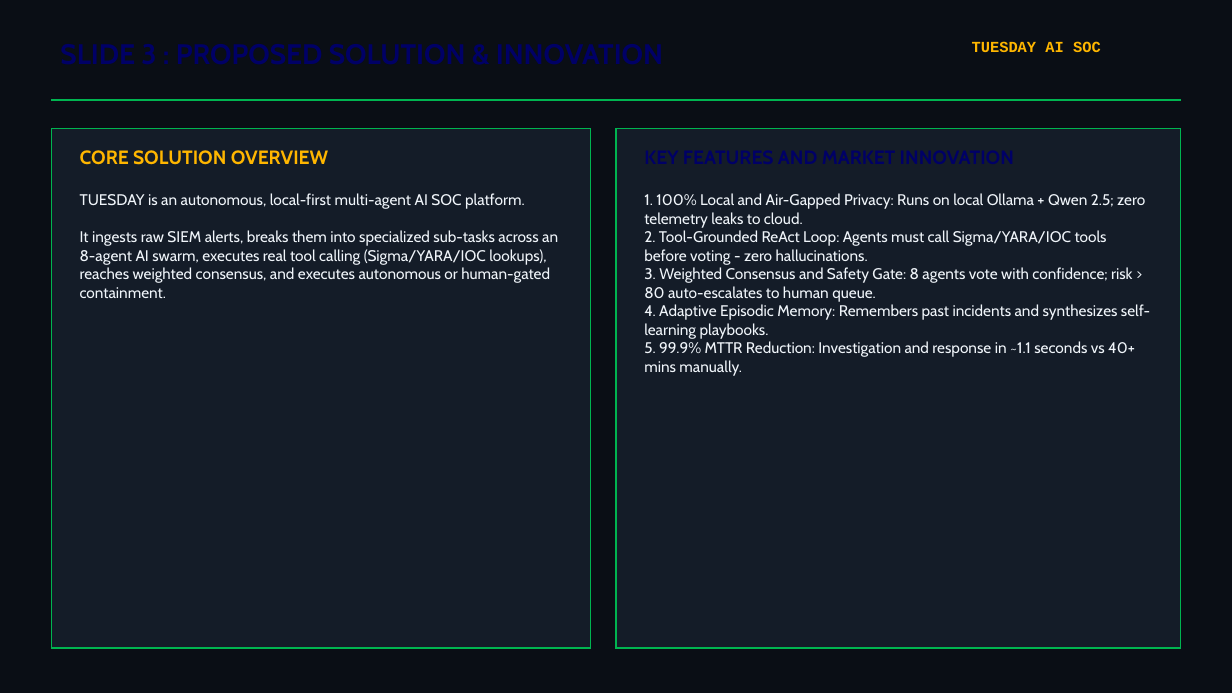
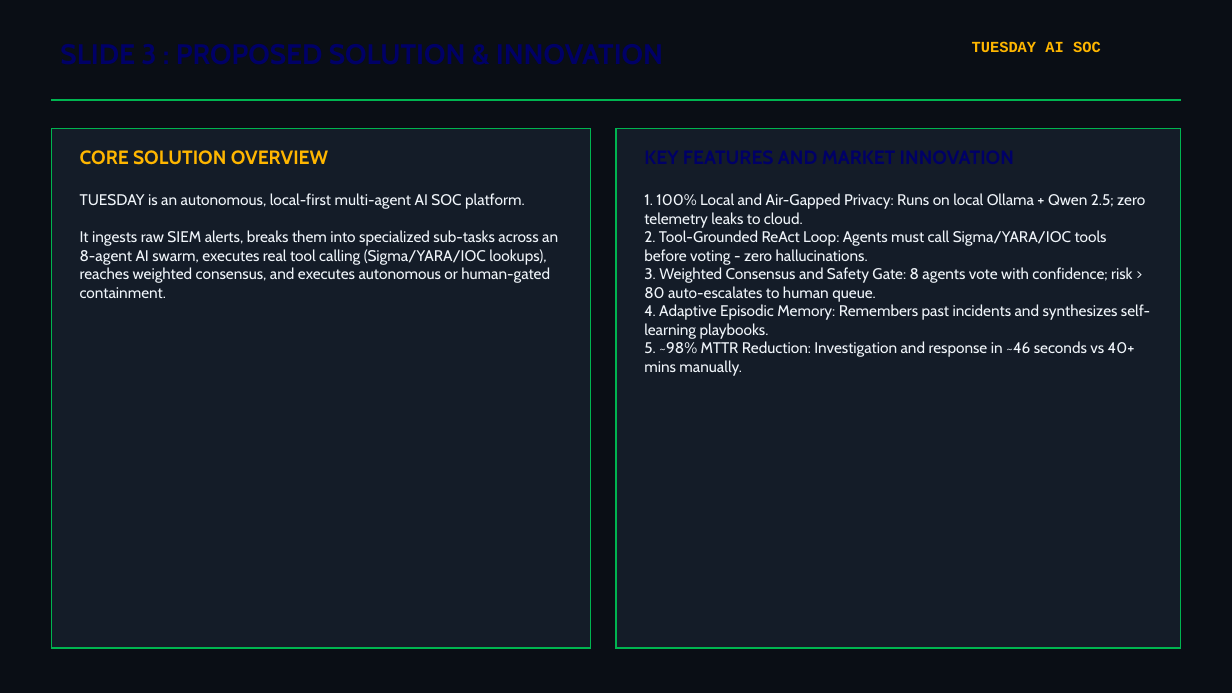
Before and after one commit to aaronaji007/T.U.E.S.D.A.Y., a slide deck: slide 3 of TUESDAY_Round2_Presentation.pptx. Drawn at 1232x693 pixels with LibreOffice and Linux fonts; fonts in the diff are those of the drawing. Boxes give left, top, right and bottom in pixels: in the first picture for what was removed or moved away, otherwise in the second. Text is boxed around its words. In the diff, an @@ line names an element or a change of style, - is before the commit and + after.

Commit message:
Correct MTTR claims to measured ~46s LLM agentic number
- Headline now ~46s (LLM agentic swarm on Ollama) vs 42min baseline = ~98% reduction, ~52x
- Keep ~1.1s clearly labeled as the rule-engine fallback path in benchmark docs
- Update BENCHMARK_REPORT, CONTEXT, FEATURES, PRESENTATION_SCRIPT, deck script,
  memory seed data, and the round-2 pptx (slides 3 + 8)

```diff
--- a/TUESDAY_Round2_Presentation.pptx
+++ b/TUESDAY_Round2_Presentation.pptx
@@ text at (644,193,1150,376): text changed @@
-1. 100% Local and Air-Gapped Privacy: Runs on local Ollama + Qwen 2.5; zero telemetry leaks to cloud.
-2. Tool-Grounded ReAct Loop: Agents must call Sigma/YARA/IOC tools before voting - zero hallucinations.
-3. Weighted Consensus and Safety Gate: 8 agents vote with confidence; risk > 80 auto-escalates to human queue.
-4. Adaptive Episodic Memory: Remembers past incidents and synthesizes self-learning playbooks.
-5. 99.9% MTTR Reduction: Investigation and response in ~1.1 seconds vs 40+ mins manually.
+1. 100% Local and Air-Gapped Privacy: Runs on local Ollama + Qwen 2.5; zero telemetry leaks to cloud.
+2. Tool-Grounded ReAct Loop: Agents must call Sigma/YARA/IOC tools before voting - zero hallucinations.
+3. Weighted Consensus and Safety Gate: 8 agents vote with confidence; risk > 80 auto-escalates to human queue.
+4. Adaptive Episodic Memory: Remembers past incidents and synthesizes self-learning playbooks.
+5. ~98% MTTR Reduction: Investigation and response in ~46 seconds vs 40+ mins manually.
```
Also in this commit, not shown: 1 other slide changed, 7 other files.
